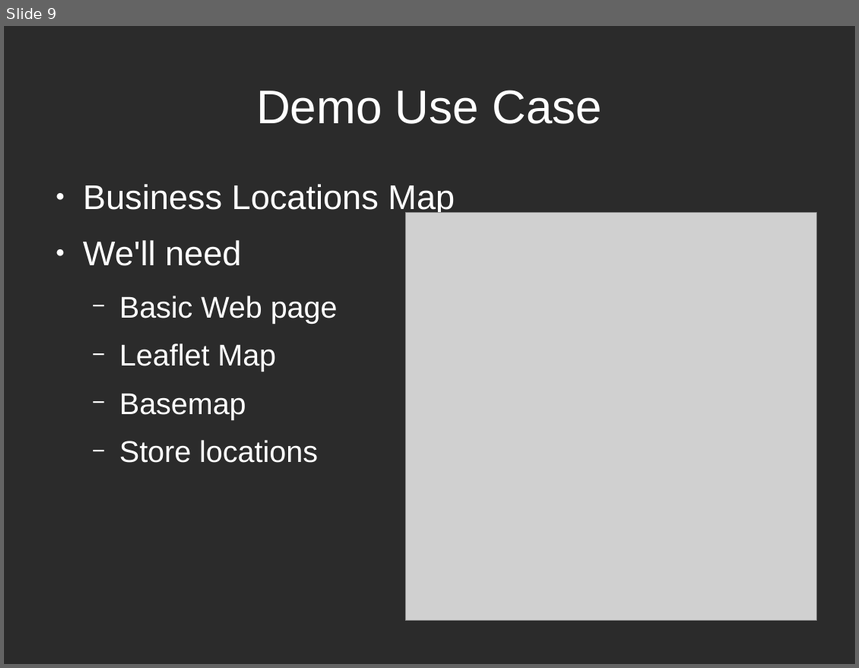
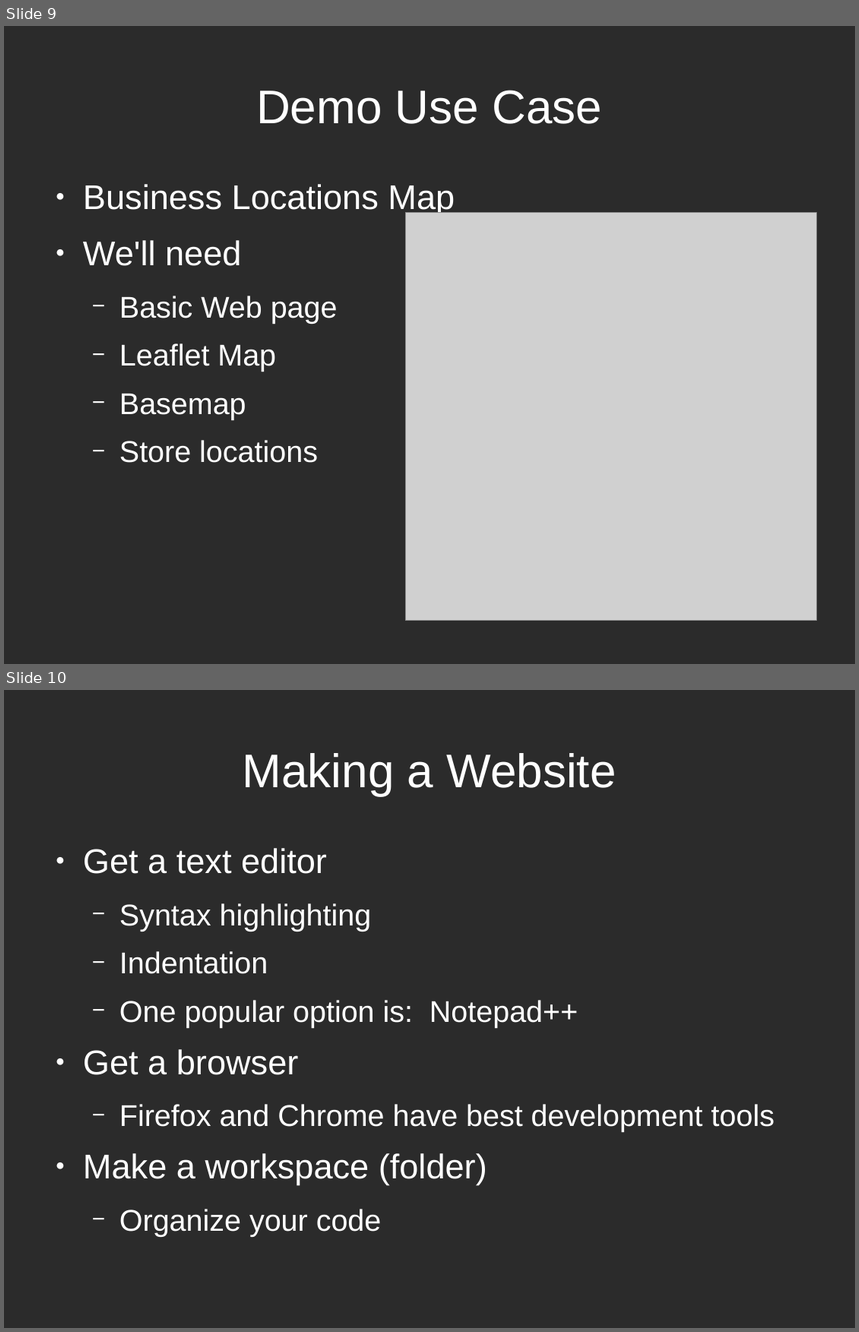
Before and after one commit to stuporglue/leaflet-crash-course, a slide deck: Presentation.odp. Shown one above the other, each under a label of ours: slide 9 before the commit, slides 9 and 10 after it. The pictures are 859x668 and 859x1332 pixels, drawn with LibreOffice and Linux fonts; fonts in the diff are those of the drawing; grey boxes stand for pictures; background and template pictures are left out; a plain dark background stands for a picture behind light text. Boxes give left, top, right and bottom in pixels: in the first picture for what was removed or moved away, otherwise in the second. Text is boxed around its words. In the diff, an @@ line names an element or a change of style, - is before the commit and + after.

```diff
--- a/Presentation.odp
+++ b/Presentation.odp
@@ slide 10 added at (4,690,855,1328), background picture (left out) @@
@@ title added at (243,753,617,796), 44 pt, text #FFFFFF @@
+Making a Website
@@ text added at (83,848,775,1237), 28 pt, text #FFFFFF @@
+● Get a text editor
+  − Syntax highlighting
+  − Indentation
+  − One popular option is: Notepad++
+● Get a browser
+  − Firefox and Chrome have best development tools
+● Make a workspace (folder)
+  − Organize your code
```
Also in this commit, not shown: 2 slides changed, 21 other slides added, 1 slide removed.
